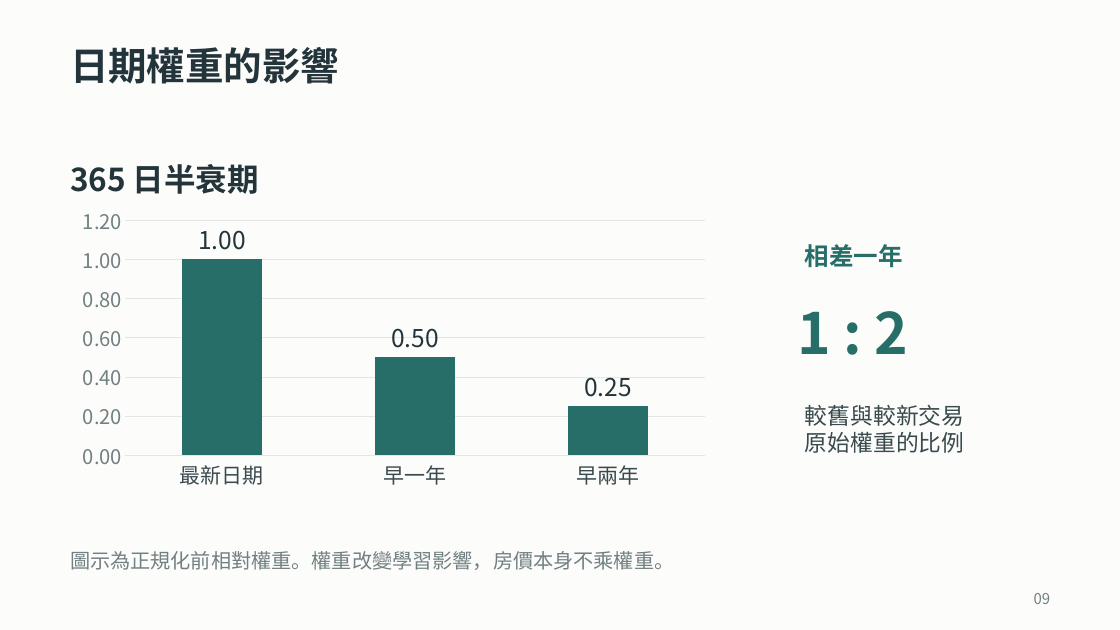
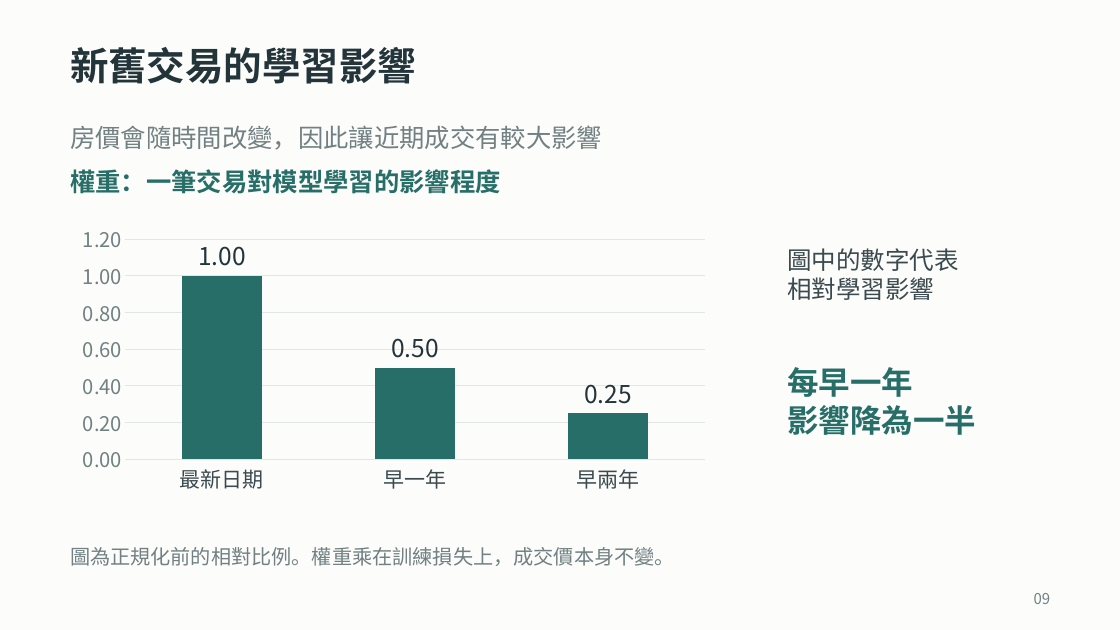
Before and after one commit to ziyi930108/nycu-house-price-regression, a slide deck: slide 9 of teaching/final_presentation/台灣房屋銷售價格預測挑戰賽_上台簡報.pptx. Drawn at 1120x630 pixels with LibreOffice and Linux fonts; fonts in the diff are those of the drawing. Boxes give left, top, right and bottom in pixels: in the first picture for what was removed or moved away, otherwise in the second. Text is boxed around its words. In the diff, an @@ line names an element or a change of style, - is before the commit and + after.

```diff
--- a/teaching/final_presentation/台灣房屋銷售價格預測挑戰賽_上台簡報.pptx
+++ b/teaching/final_presentation/台灣房屋銷售價格預測挑戰賽_上台簡報.pptx
@@ text at [70, 47, 416, 84]: text changed @@
-日期權重的影響
+新舊交易的學習影響
@@ text added at [70, 125, 602, 150], 21.8 pt, text #718082 @@
+房價會隨時間改變，因此讓近期成交有較大影響
@@ text removed at [70, 164, 259, 194] @@
-365 日半衰期
@@ text added at [70, 169, 501, 194], 21.8 pt, text #276E68, bold @@
+權重：一筆交易對模型學習的影響程度
@@ column chart: place and size @@
-column chart at [70, 200, 718, 496]
+column chart at [70, 218, 718, 498]
@@ text added at [787, 248, 959, 300], 21 pt, text #3A4A4E @@
+圖中的數字代表
+相對學習影響
@@ text removed at [805, 244, 903, 268] @@
-相差一年
@@ text removed at [797, 311, 909, 354] @@
-1 : 2
@@ text added at [787, 367, 976, 435], 27 pt, text #276E68, bold @@
+每早一年
+影響降為一半
@@ text removed at [805, 405, 965, 453] @@
-較舊與較新交易
-原始權重的比例
@@ text at [70, 547, 675, 566]: text changed @@
-圖示為正規化前相對權重。權重改變學習影響，房價本身不乘權重。
+圖為正規化前的相對比例。權重乘在訓練損失上，成交價本身不變。
```
Also in this commit, not shown: 1 other slide changed, 12 other files.
